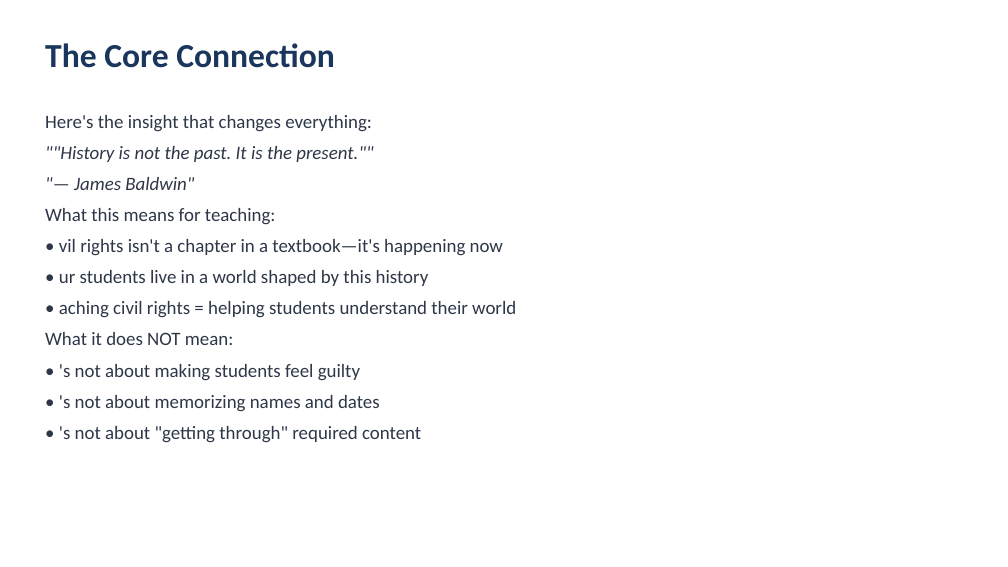
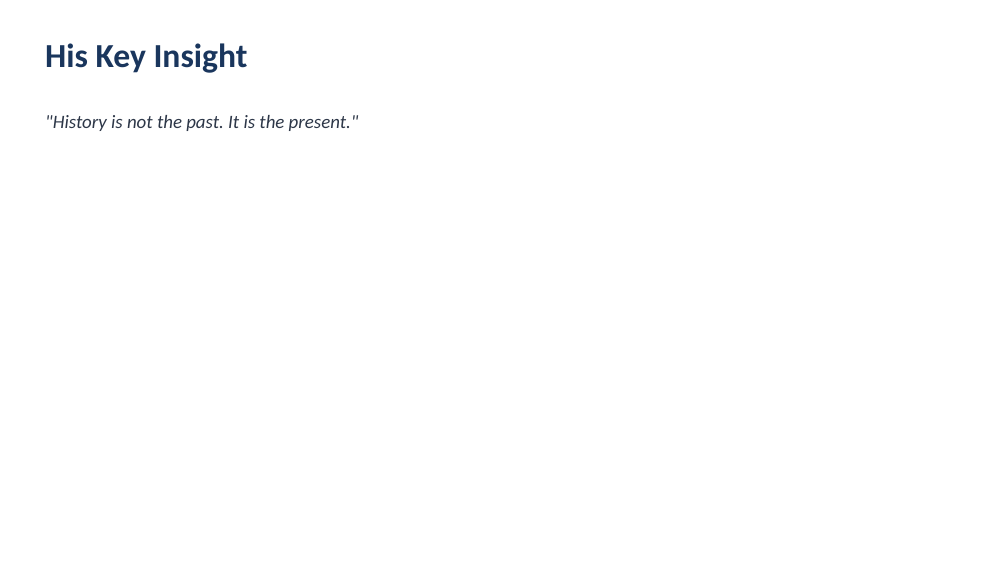
Before and after one commit to bme-wacoisd/tea, a slide deck: slide 4 of lessons/01-james-baldwin-civil-rights/slides.pptx. Drawn at 1008x567 pixels with LibreOffice and Linux fonts; fonts in the diff are those of the drawing. Boxes give left, top, right and bottom in pixels: in the first picture for what was removed or moved away, otherwise in the second. Text is boxed around its words. In the diff, an @@ line names an element or a change of style, - is before the commit and + after.

```diff
--- a/lessons/01-james-baldwin-civil-rights/slides.pptx
+++ b/lessons/01-james-baldwin-civil-rights/slides.pptx
@@ text at (45,43,248,73): text changed @@
-The Core Connection
+His Key Insight
@@ text at (45,115,359,131): text changed; italic on @@
-Here's the insight that changes everything:
-""History is not the past. It is the present.""
-"— James Baldwin"
-What this means for teaching:
-• vil rights isn't a chapter in a textbook—it's happening now
-• ur students live in a world shaped by this history
-• aching civil rights = helping students understand their world
-What it does NOT mean:
-• 's not about making students feel guilty
-• 's not about memorizing names and dates
-• 's not about "getting through" required content
+"History is not the past. It is the present."
```
Also in this commit, not shown: 13 other slides changed, 3 other files.
